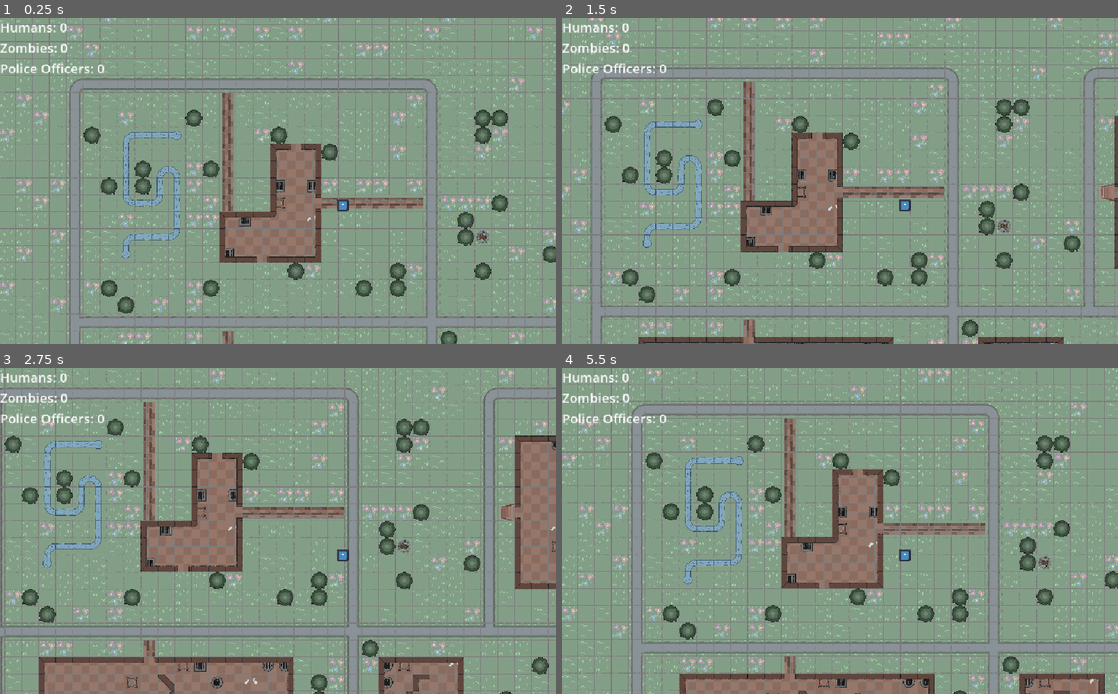
Above: before the commit, frames 1-4 (two rows, left to right).
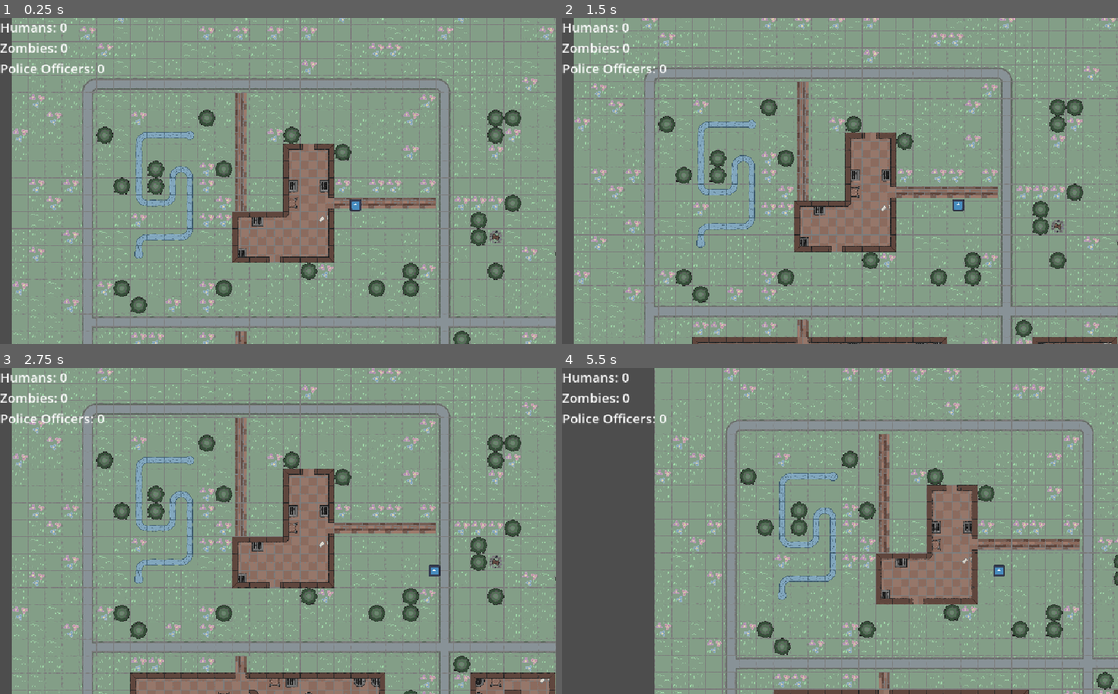
Above: after the commit, the same moments.

Repository: padraik/JamSepticEye
Game: Godot game, scene res://scenes/main.tscn
The game is run twice, just before and just after one commit, with the same random seed, the same clock (stepped at 60 frames per second) and the same inputs. The engine's default icon, where the game draws it, is replaced by a stand-in: a white triangle on a blue panel in a dark square.
Inputs:
- Up to frame 1 (0.25 s): no input
- Up to frame 2 (1.5 s): tap Enter (ui_accept) at 0.5, 0.77 s; hold D (move_right) 0.53-1.28 s; hold S (move_down) from 1.28 s (still down)
- Up to frame 3 (2.75 s): tap Enter (ui_accept) at 1.52 s; release S (move_down) at 2.03 s; hold D (move_right) from 2.03 s (still down)
- Up to frame 4 (5.5 s): release D (move_right) at 2.78 s; hold W (move_up) 2.78-3.53 s; tap Enter (ui_accept) at 3.02, 3.77, 4.52 s; hold A (move_left) 3.53-5.03 s; hold S (move_down) from 5.03 s (still down)

The runs differ from the first frame. In frame 1, 28% of the frame differs, in the area x 0-100%, y 0-100%; in frame 2, 34%; in frame 3, 49%; in frame 4, 54%.

Commit message:
made collisions work

Diff:
--- a/assets/complete_tileset.tres
+++ b/assets/complete_tileset.tres
@@ -36,30 +36,39 @@
 0:7/0/probability = 0.2
 2:0/0 = 0
 2:0/0/terrain_set = 0
+2:0/0/terrain = 1
 2:0/0/physics_layer_0/polygon_0/points = PackedVector2Array(-47, -47, 47, -47, 47, 47, -47, 47)
 3:0/0 = 0
 3:0/0/terrain_set = 0
+3:0/0/terrain = 1
 3:0/0/physics_layer_0/polygon_0/points = PackedVector2Array(-47, -47, 47, -47, 47, 47, -47, 47)
 4:0/0 = 0
 4:0/0/terrain_set = 0
+4:0/0/terrain = 1
 4:0/0/physics_layer_0/polygon_0/points = PackedVector2Array(-47, -47, 47, -47, 47, 47, -47, 47)
 2:1/0 = 0
 2:1/0/terrain_set = 0
+2:1/0/terrain = 1
 2:1/0/physics_layer_0/polygon_0/points = PackedVector2Array(-47, -47, 47, -47, 47, 47, -47, 47)
 3:1/0 = 0
 3:1/0/terrain_set = 0
+3:1/0/terrain = 1
 3:1/0/physics_layer_0/polygon_0/points = PackedVector2Array(-47, -47, 47, -47, 47, 47, -47, 47)
 4:1/0 = 0
 4:1/0/terrain_set = 0
+4:1/0/terrain = 1
 4:1/0/physics_layer_0/polygon_0/points = PackedVector2Array(-47, -47, 47, -47, 47, 47, -47, 47)
 2:2/0 = 0
 2:2/0/terrain_set = 0
+2:2/0/terrain = 1
 2:2/0/physics_layer_0/polygon_0/points = PackedVector2Array(-47, -47, 47, -47, 47, 47, -47, 47)
 3:2/0 = 0
 3:2/0/terrain_set = 0
+3:2/0/terrain = 1
 3:2/0/physics_layer_0/polygon_0/points = PackedVector2Array(-47, -47, 47, -47, 47, 47, -47, 47)
 4:2/0 = 0
 4:2/0/terrain_set = 0
+4:2/0/terrain = 1
 4:2/0/physics_layer_0/polygon_0/points = PackedVector2Array(-47, -47, 47, -47, 47, 47, -47, 47)
 4:6/0 = 0
 4:6/0/terrain_set = 0
@@ -126,45 +135,59 @@
 9:0/0 = 0
 9:0/0/terrain_set = 0
 9:0/0/terrain = 1
+9:0/0/physics_layer_0/polygon_0/points = PackedVector2Array(-47, -47, 47, -47, 47, 47, -47, 47)
 10:0/0 = 0
 10:0/0/terrain_set = 0
 10:0/0/terrain = 1
+10:0/0/physics_layer_0/polygon_0/points = PackedVector2Array(-47, -47, 47, -47, 47, 47, -47, 47)
 11:0/0 = 0
 11:0/0/terrain_set = 0
 11:0/0/terrain = 1
+11:0/0/physics_layer_0/polygon_0/points = PackedVector2Array(-47, -47, 47, -47, 47, 47, -47, 47)
 11:1/0 = 0
 11:1/0/terrain_set = 0
 11:1/0/terrain = 1
+11:1/0/physics_layer_0/polygon_0/points = PackedVector2Array(-47, -47, 47, -47, 47, 47, -47, 47)
 10:1/0 = 0
 10:1/0/terrain_set = 0
 10:1/0/terrain = 1
+10:1/0/physics_layer_0/polygon_0/points = PackedVector2Array(-47, -47, 47, -47, 47, 47, -47, 47)
 9:1/0 = 0
 9:1/0/terrain_set = 0
 9:1/0/terrain = 1
+9:1/0/physics_layer_0/polygon_0/points = PackedVector2Array(-47, -47, 47, -47, 47, 47, -47, 47)
 9:2/0 = 0
 9:2/0/terrain_set = 0
 9:2/0/terrain = 1
+9:2/0/physics_layer_0/polygon_0/points = PackedVector2Array(-47, -47, 47, -47, 47, 47, -47, 47)
 10:2/0 = 0
 10:2/0/terrain_set = 0
 10:2/0/terrain = 1
+10:2/0/physics_layer_0/polygon_0/points = PackedVector2Array(-47, -47, 47, -47, 47, 47, -47, 47)
 11:2/0 = 0
 11:2/0/terrain_set = 0
 11:2/0/terrain = 1
+11:2/0/physics_layer_0/polygon_0/points = PackedVector2Array(-47, -47, 47, -47, 47, 47, -47, 47)
 9:3/0 = 0
 9:3/0/terrain_set = 0
 9:3/0/terrain = 1
+9:3/0/physics_layer_0/polygon_0/points = PackedVector2Array(-47, -47, 47, -47, 47, 47, -47, 47)
 9:4/0 = 0
 9:4/0/terrain_set = 0
 9:4/0/terrain = 1
+9:4/0/physics_layer_0/polygon_0/points = PackedVector2Array(-47, -47, 47, -47, 47, 47, -47, 47)
 9:5/0 = 0
 9:5/0/terrain_set = 0
 9:5/0/terrain = 1
+9:5/0/physics_layer_0/polygon_0/points = PackedVector2Array(-47, -47, 47, -47, 47, 47, -47, 47)
 9:6/0 = 0
 9:6/0/terrain_set = 0
 9:6/0/terrain = 1
+9:6/0/physics_layer_0/polygon_0/points = PackedVector2Array(-47, -47, 47, -47, 47, 47, -47, 47)
 9:7/0 = 0
 9:7/0/terrain_set = 0
 9:7/0/terrain = 1
+9:7/0/physics_layer_0/polygon_0/points = PackedVector2Array(-47, -47, 47, -47, 47, 47, -47, 47)
 0:6/0 = 0
 0:6/0/terrain_set = 0
 0:6/0/terrain = 3
